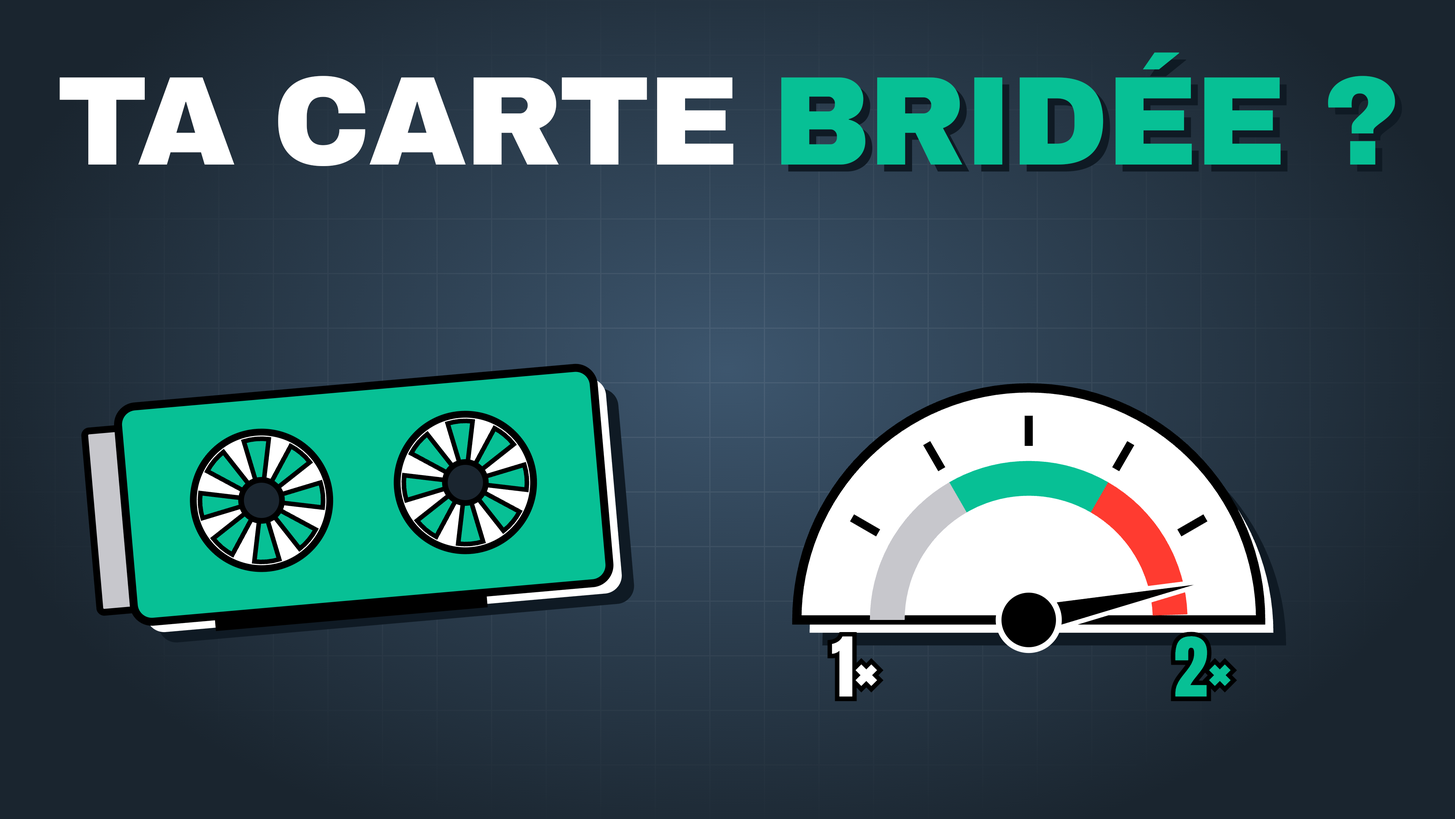
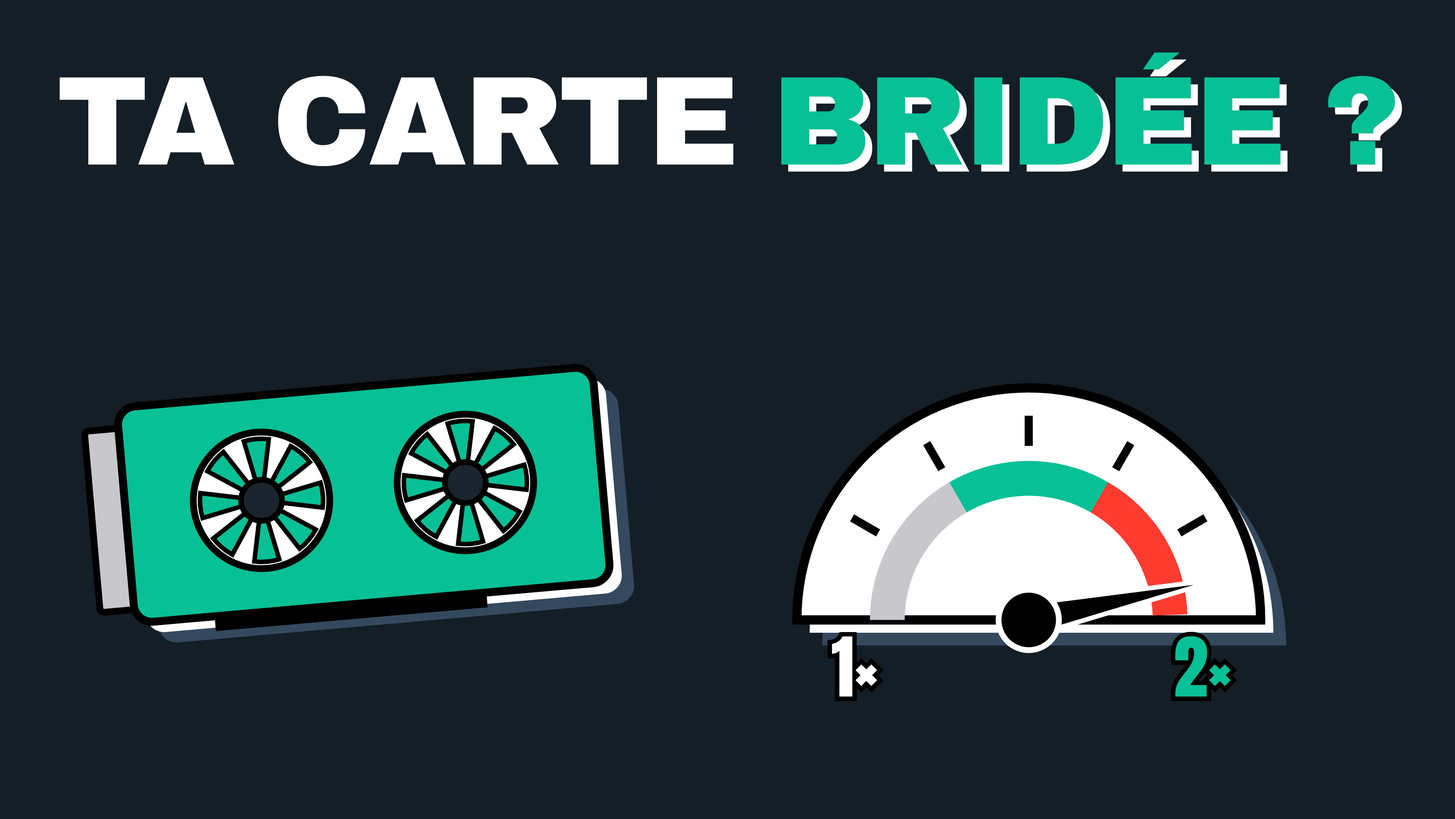
Layers edited between the first and the second 1455×819 image:
painted on "BRIDÉE ?" (2nd of 2) over [788, 59, 1403, 172]
painted on "décor" over [0, 0, 1455, 819]
